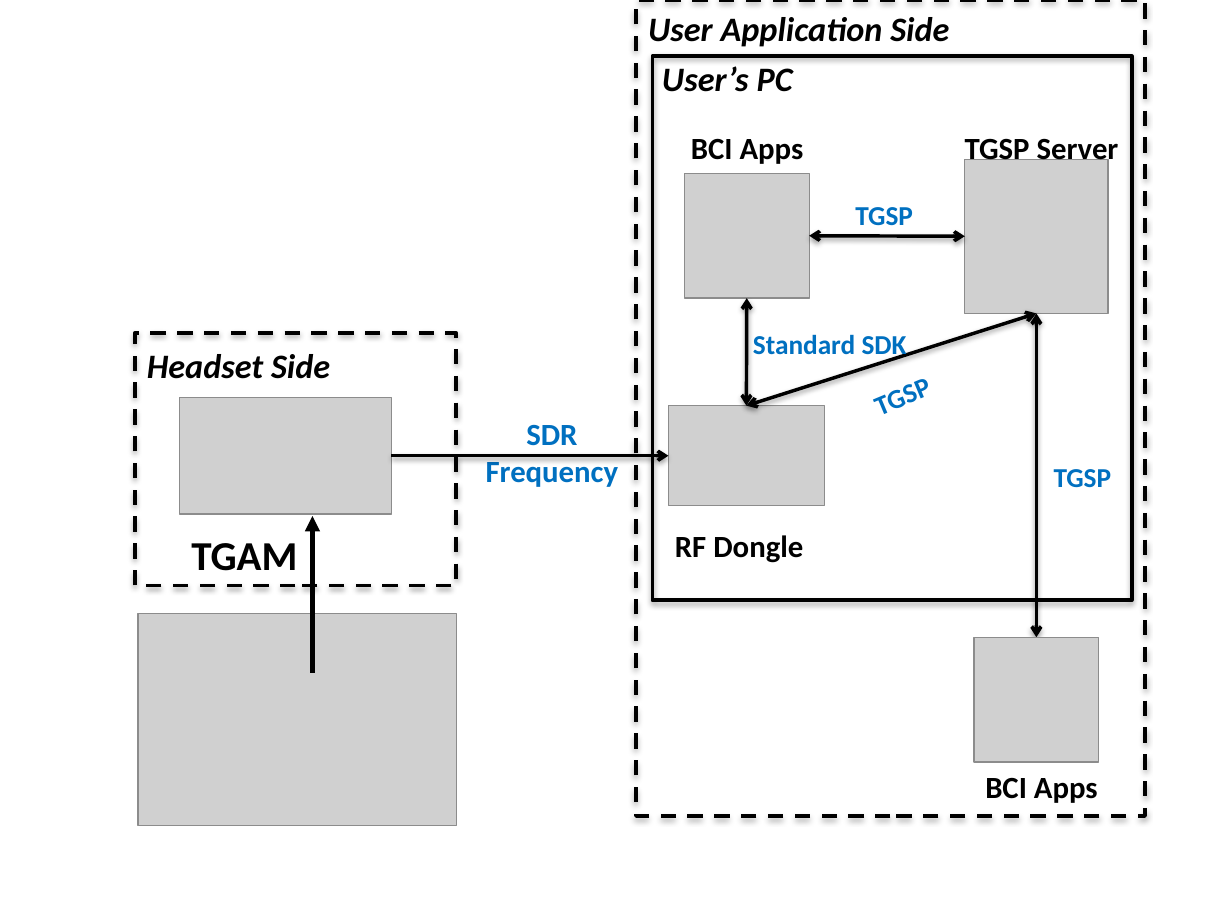
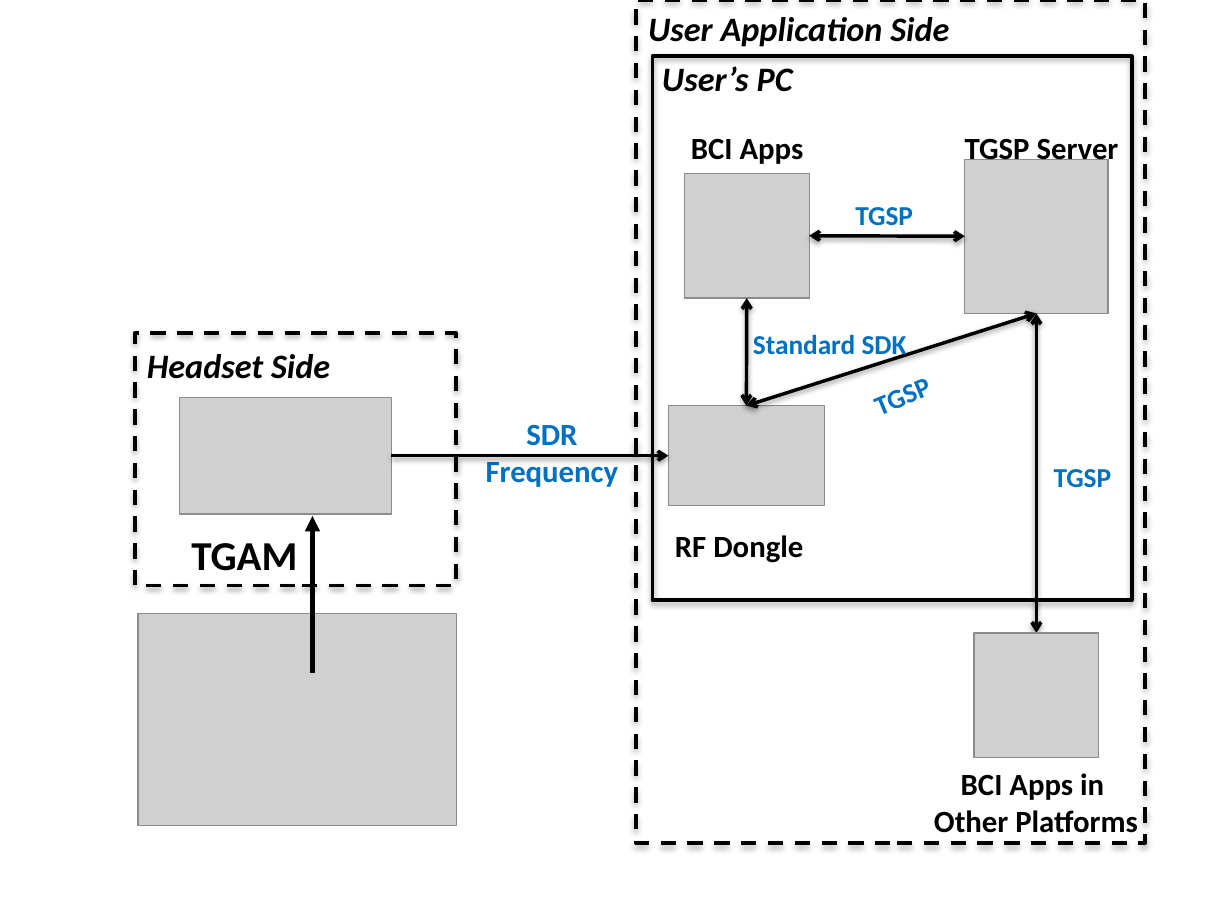
Before and after one commit to xxxyyyzzz3984/EEG, a slide deck: slide 4 of images/image.pptx. Drawn at 1232x924 pixels with LibreOffice and Linux fonts; fonts in the diff are those of the drawing; grey boxes stand for pictures. Boxes give left, top, right and bottom in pixels: in the first picture for what was removed or moved away, otherwise in the second. Text is boxed around its words. In the diff, an @@ line names an element or a change of style, - is before the commit and + after.

```diff
--- a/images/image.pptx
+++ b/images/image.pptx
@@ rectangle: place and size @@
-rectangle at box(636, 0, 1145, 816)
+rectangle at box(636, 0, 1145, 843)
@@ double arrow moved from (1036, 637) - (1036, 313) to (1036, 633) - (1036, 313) @@
@@ picture: place and size @@
-picture at box(975, 637, 1099, 761)
+picture at box(975, 633, 1099, 758)
@@ text at box(934, 773, 1138, 833): text changed @@
-BCI Apps
+BCI Apps in
+Other Platforms
```
Also in this commit, not shown: 7 other files.
